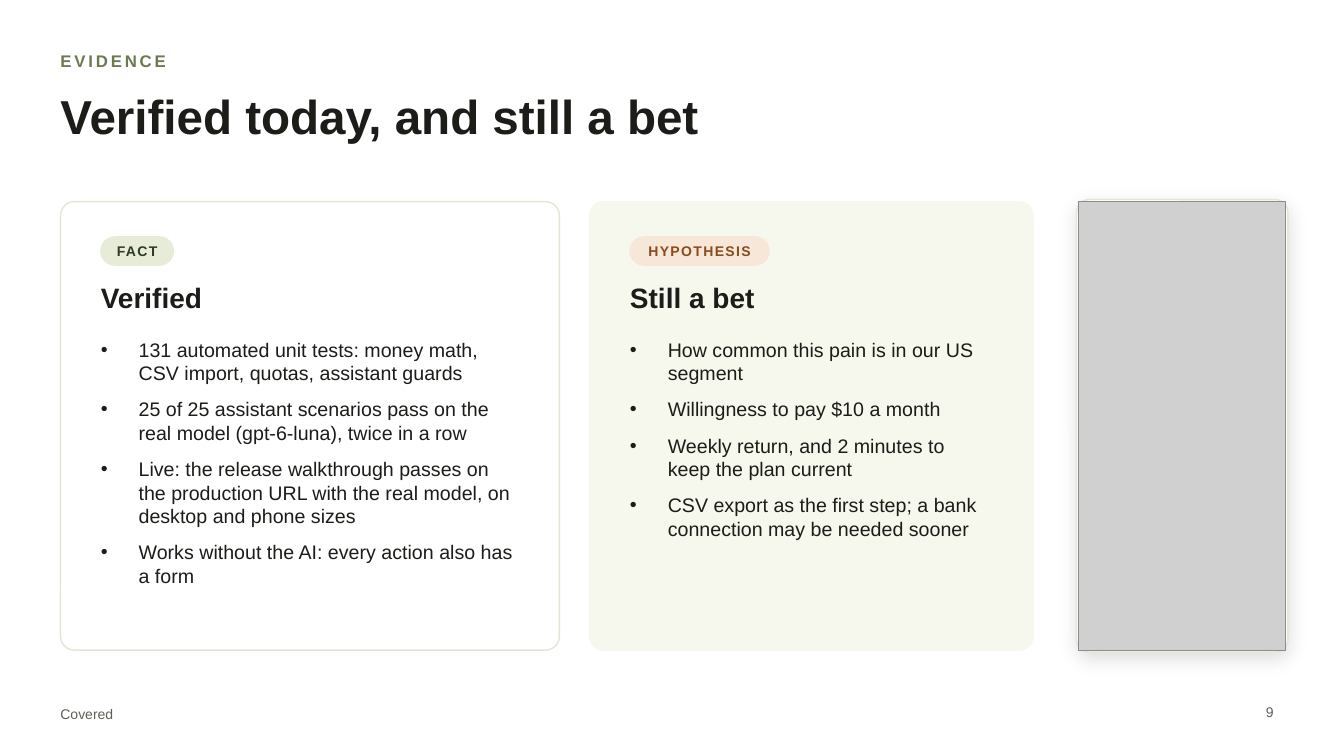
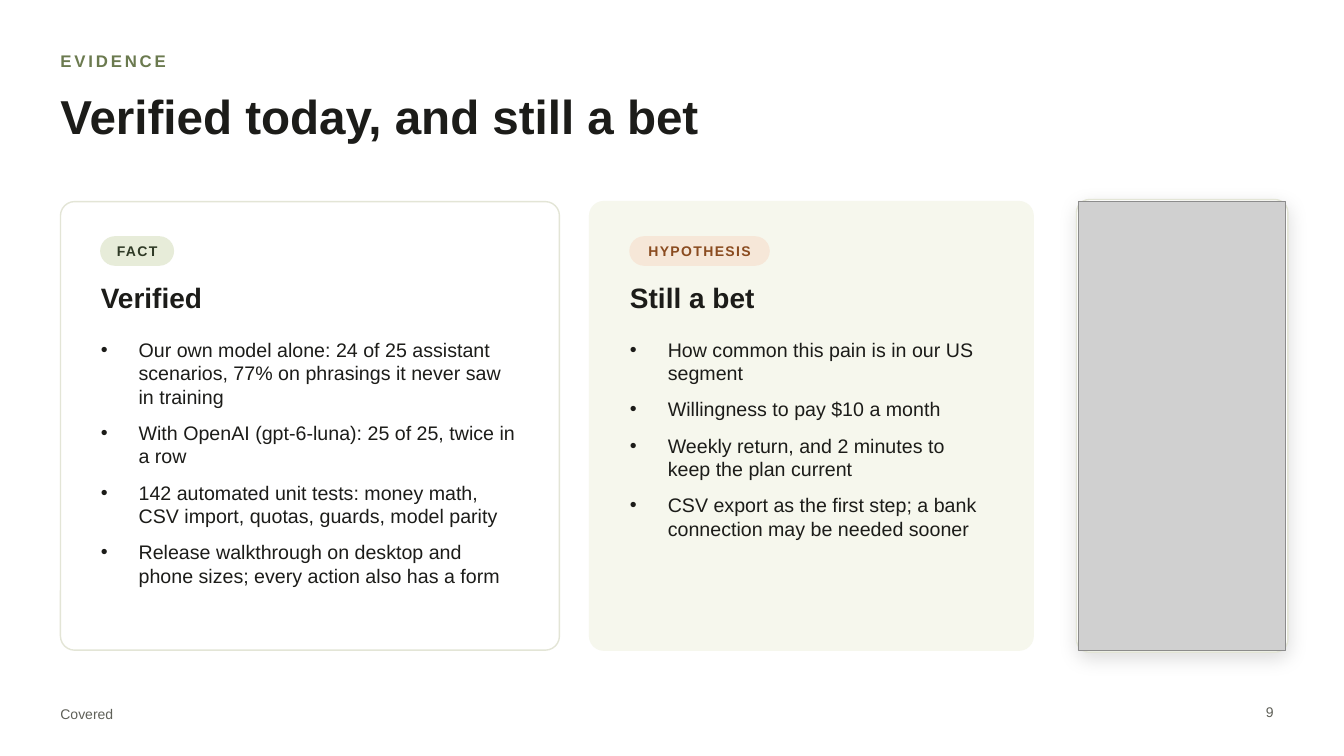
Before and after one commit to chinusoid/FractureTeam, a slide deck: slide 9 of pitch/covered-pitch.pptx. Drawn at 1344x756 pixels with LibreOffice and Linux fonts; fonts in the diff are those of the drawing; grey boxes stand for pictures. Boxes give left, top, right and bottom in pixels: in the first picture for what was removed or moved away, otherwise in the second. Text is boxed around its words. In the diff, an @@ line names an element or a change of style, - is before the commit and + after.

```diff
--- a/pitch/covered-pitch.pptx
+++ b/pitch/covered-pitch.pptx
@@ text at (139, 342, 515, 587): text changed @@
-• 131 automated unit tests: money math, CSV import, quotas, assistant guards
-• 25 of 25 assistant scenarios pass on the real model (gpt-6-luna), twice in a row
-• Live: the release walkthrough passes on the production URL with the real model, on desktop and phone sizes
-• Works without the AI: every action also has a form
+• Our own model alone: 24 of 25 assistant scenarios, 77% on phrasings it never saw in training
+• With OpenAI (gpt-6-luna): 25 of 25, twice in a row
+• 142 automated unit tests: money math, CSV import, quotas, guards, model parity
+• Release walkthrough on desktop and phone sizes; every action also has a form
```
Also in this commit, not shown: 1 other slide changed, 3 other files.
